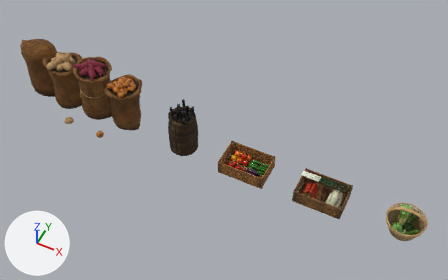
Before and after pictures for a commit that changed the glTF model public/models/produce.glb.
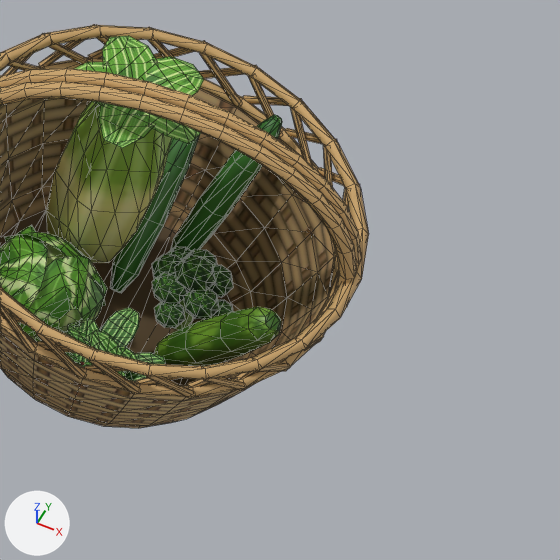
The first picture shows the older version from a 50 mm camera at (3.76, -4.07, 5.47) aimed at (1.72, 0.01, 0.36). The close-ups show the older and then the newer version on the part from 88% to 100% of the width and 72% to 91% of the height of that picture. Only the edits that show in the close-ups are written down. Lighting does not change. The marker at lower left points along +X, +Y and +Z. The close-ups show mesh edges as thin lines. Where no turn or scale is listed for an object, it has been applied to the vertices.

In view in the first close-up: 'VegBasketBody', 'VegBasketCabbage0Leaf0', 'VegBasketCabbage0Leaf2', 'VegBasketCaneLow', 'VegBasketCaneRim', 'VegBasketCucumber0', 'VegBasketCucumber1', 'VegBasketHandle0', 'VegBasketHandle1', 'VegBasketNapa0', 'VegBasketNapa0Frill3', 'VegBasketZucchini0' and 56 more.
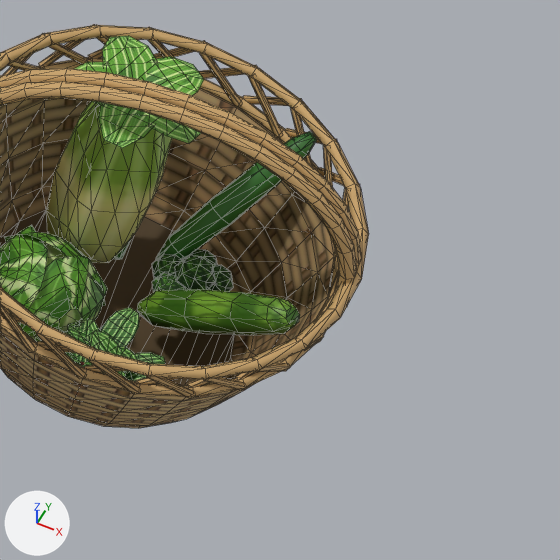
What differs and where, as boxes [x1, y1, x2, y2] in the close-ups (560 x 560 px):
'VegBasketZucchini0', moved, turned
    before: [154, 307, 281, 366]
    after: [137, 289, 300, 335]
'VegBasketCucumber1', moved, turned
    before: [171, 115, 282, 251]
    after: [156, 131, 317, 260]
'VegBasketCucumber0', moved, turned (mostly hidden afterwards)
    before: [110, 135, 200, 293]
    after: [113, 238, 132, 259]

Patch to the scene script:
```diff
--- a/public/models/produce.glb.py
+++ b/public/models/produce.glb.py
@@ ob_vegbasketcucumber0 @@
 ob_vegbasketcucumber0.parent = ob_vegbasket_cucumber_0
-ob_vegbasketcucumber0.location = (0.00777, 0.0888, 0.0923)
-ob_vegbasketcucumber0.rotation_euler = (-0.82, 0.0639, -0.0278)  # degrees (-47, 3.7, -1.6)
+ob_vegbasketcucumber0.location = (-0.0335, 0.0919, 0.133)
+ob_vegbasketcucumber0.rotation_euler = (-0.771, -0.248, 0.101)  # degrees (-44, -14, 5.8)
@@ ob_vegbasketcucumber1 @@
 ob_vegbasketcucumber1.parent = ob_vegbasket_cucumber_1
-ob_vegbasketcucumber1.location = (0.0653, 0.113, 0.113)
-ob_vegbasketcucumber1.rotation_euler = (-0.391, 0.216, -0.043)  # degrees (-22, 12, -2.5)
+ob_vegbasketcucumber1.location = (0.0769, 0.0854, 0.143)
+ob_vegbasketcucumber1.rotation_euler = (-0.614, 0.478, -0.154)  # degrees (-35, 27, -8.8)
@@ ob_vegbasketzucchini0 @@
 ob_vegbasketzucchini0.parent = ob_vegbasket_zucchini_0
-ob_vegbasketzucchini0.location = (0.103, -0.0724, 0.125)
-ob_vegbasketzucchini0.rotation_euler = (0.283, 0.38, 0.0547)  # degrees (16, 22, 3.1)
+ob_vegbasketzucchini0.location = (0.0952, -0.0506, 0.139)
+ob_vegbasketzucchini0.rotation_euler = (0.394, 0.626, 0.129)  # degrees (23, 36, 7.4)
```
